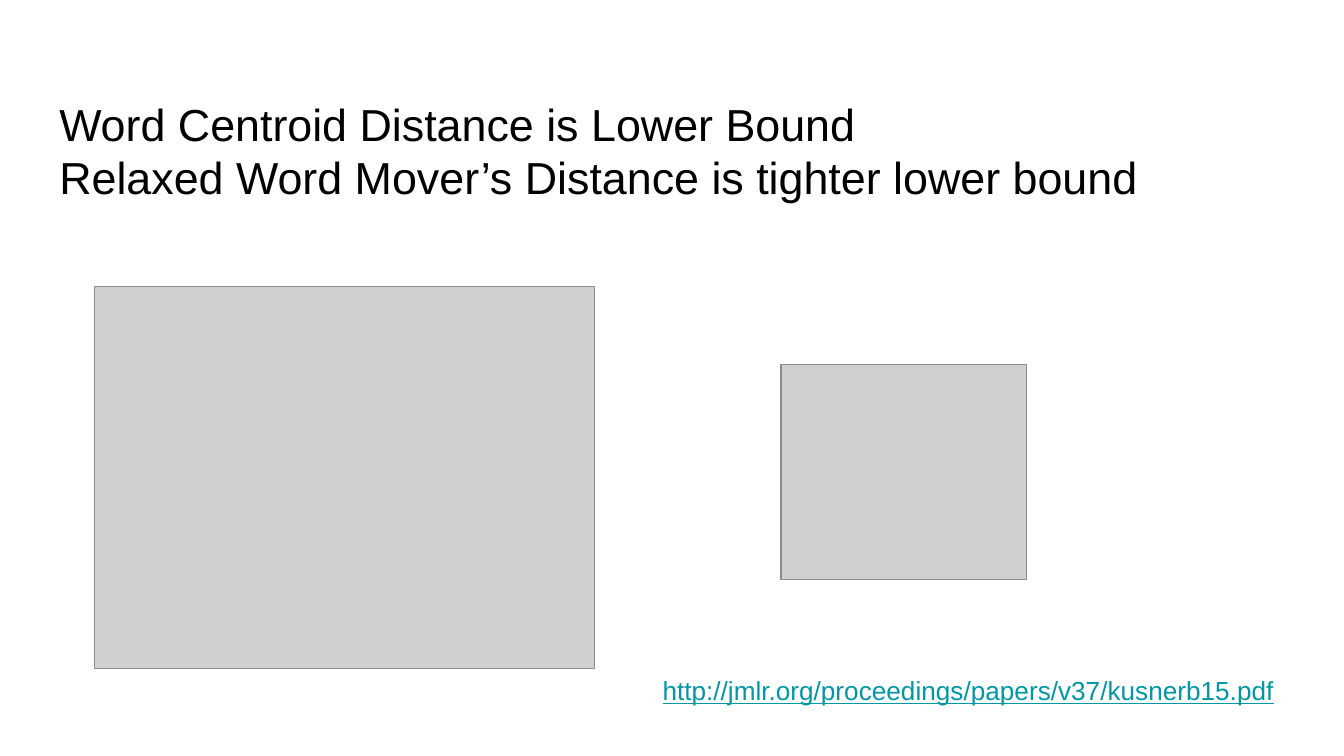
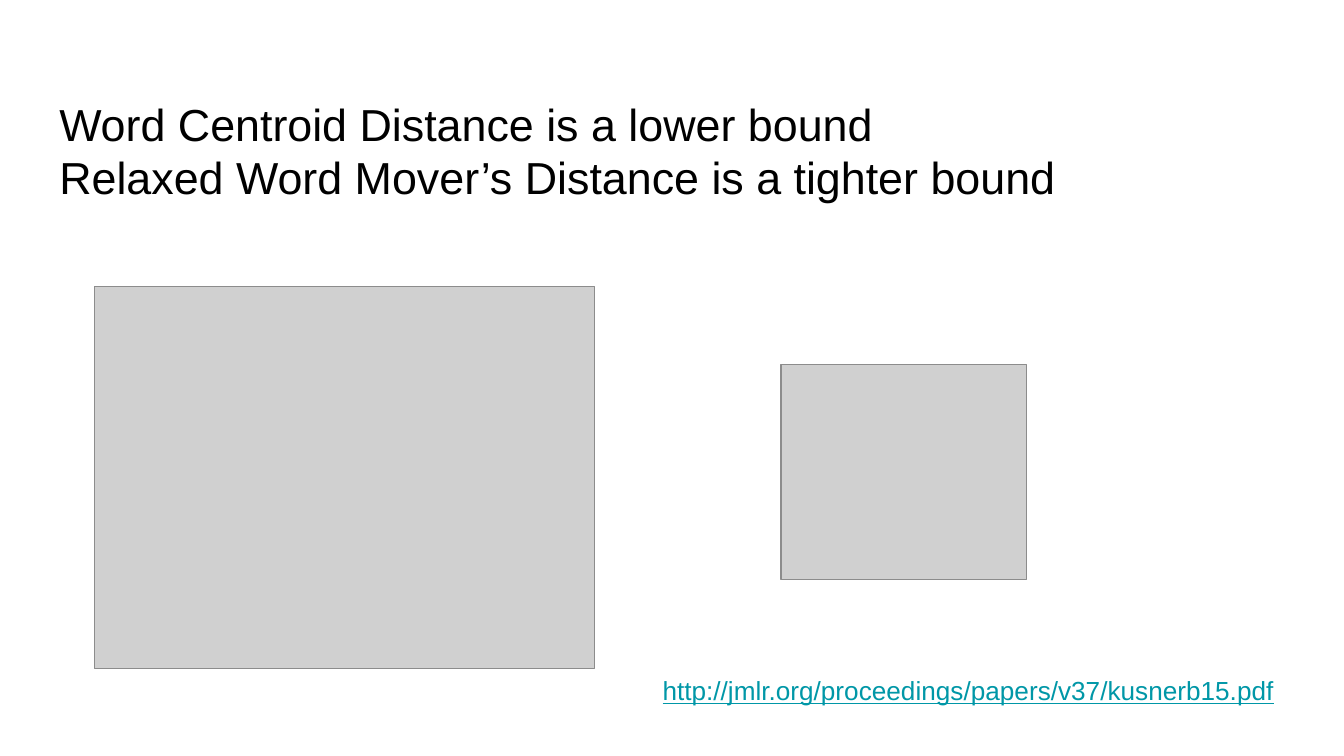
Before and after one commit to RishabGoel/pycon_india_slides, a slide deck: slide 8 of WMD_pycon_slides_2016.pptx. Drawn at 1344x756 pixels with LibreOffice and Linux fonts; fonts in the diff are those of the drawing; grey boxes stand for pictures. Boxes give left, top, right and bottom in pixels: in the first picture for what was removed or moved away, otherwise in the second. Text is boxed around its words. In the diff, an @@ line names an element or a change of style, - is before the commit and + after.

```diff
--- a/WMD_pycon_slides_2016.pptx
+++ b/WMD_pycon_slides_2016.pptx
@@ title at <box>59,108,1056,203</box>: text changed @@
-Word Centroid Distance is Lower Bound
-Relaxed Word Mover’s Distance is tighter lower bound
+Word Centroid Distance is a lower bound
+Relaxed Word Mover’s Distance is a tighter bound
```
Also in this commit, not shown: 3 other slides changed.
